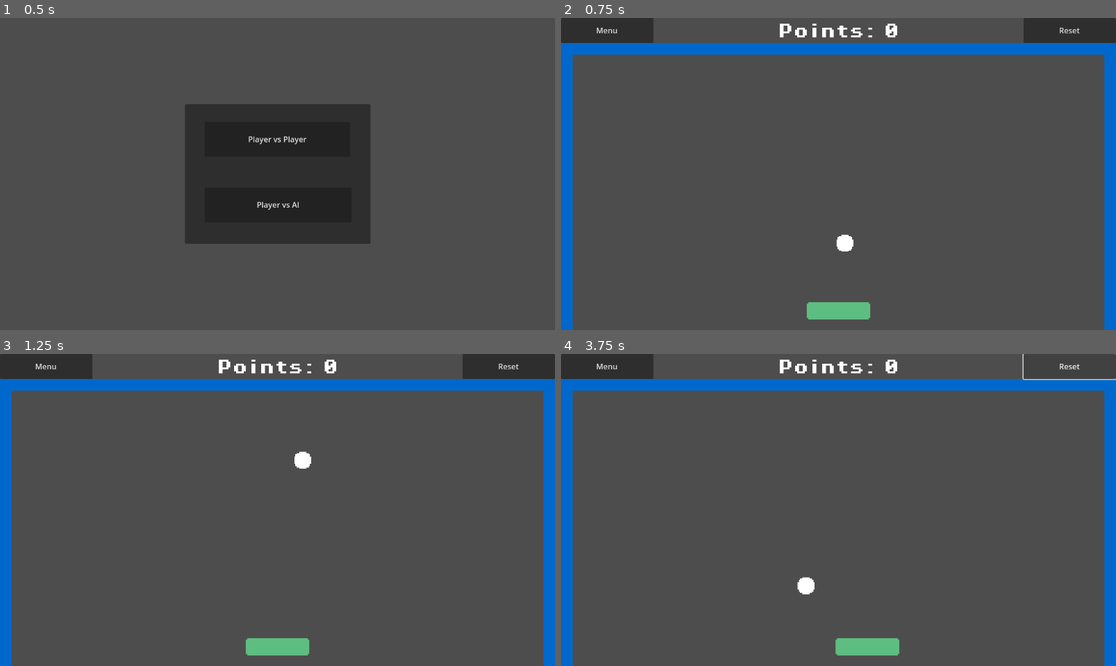
Above: before the commit, frames 1-4 (two rows, left to right).
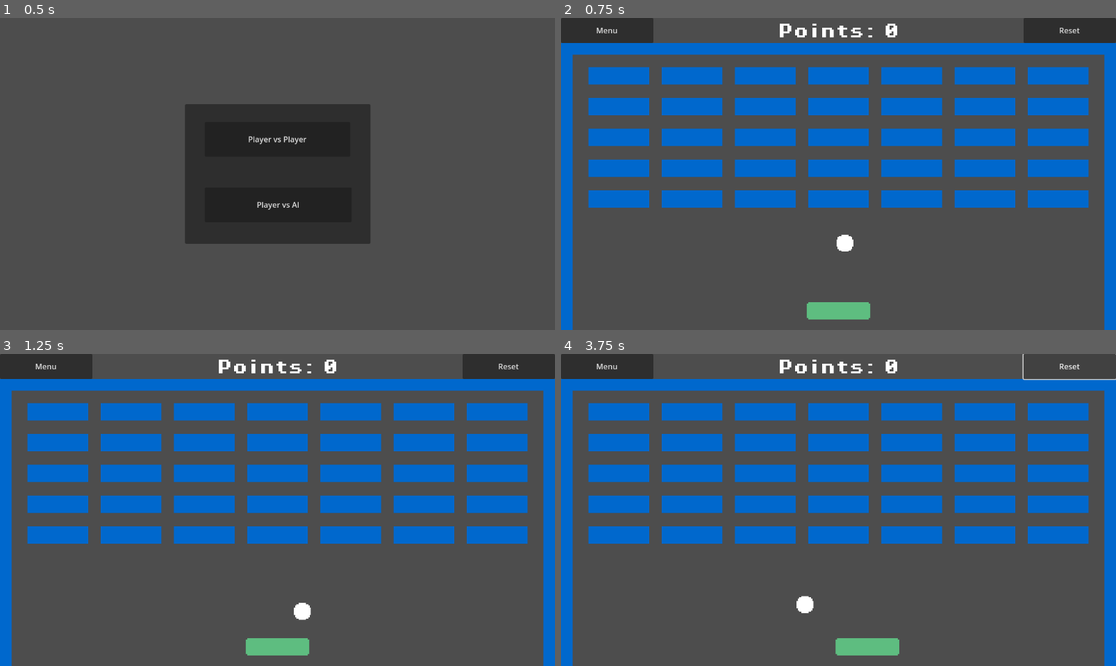
Above: after the commit, the same moments.

Repository: Mimi522/Godot-20-Game-Challenge
Game: Godot game, scene res://scenes/main_menu.tscn
Same seed, same stepped clock (60 frames per second), same inputs: the game is played once before the commit and once after it.
Inputs:
- Up to frame 1 (0.5 s): no input
- Up to frame 2 (0.75 s): click "Player vs Player" at 0.5 s
- Up to frame 3 (1.25 s): no input
- Up to frame 4 (3.75 s): click "Menu" at 1.25 s; click "Player vs AI" at 2 s; click "Reset" at 2.75 s; hold Right (Move Right) from 3.53 s (still down)

Frame 1 is identical in both runs. In frame 2, 22% of the frame differs, in the area x 4-96%, y 15-61%; in frame 3, 22%; in frame 4, 22%, in the area x 4-96%, y 15-84%.

Commit message:
feat: spawn blocks in lines and rows

Diff:
--- a/Breakout/scenes/game.tscn
+++ b/Breakout/scenes/game.tscn
@@ -15,6 +15,7 @@
 [node name="Game" type="Node2D" node_paths=PackedStringArray("score")]
 script = ExtResource("1_r50lq")
 ball_scene = ExtResource("2_2qnrl")
+block_scene = ExtResource("2_vq3ep")
 score = NodePath("CenterContainer/Score")
 
 [node name="Player" parent="." instance=ExtResource("1_1o76a")]
@@ -68,5 +69,7 @@
 offset_bottom = 52.0
 text = "Reset"
 
+[node name="Blocks" type="Node2D" parent="."]
+
 [connection signal="body_entered" from="BottomWall" to="." method="_on_dead_zone_body_entered_left"]
 [connection signal="pressed" from="BackToMenu" to="." method="_on_back_to_menu_pressed"]
--- a/Breakout/scripts/game.gd
+++ b/Breakout/scripts/game.gd
@@ -1,9 +1,14 @@
 extends Node2D
 
 @export var ball_scene: PackedScene
+@export var block_scene: PackedScene
 @export var score: Label
 
 var menu_scene = "res://scenes/main_menu.tscn"
+
+var start_pos = Vector2(120, 120)
+var delta_x = 152
+var delta_y = 64
 
 const score_txt = "Points: %s"
 
@@ -13,6 +18,7 @@
 
 func _ready():
 	update_score()
+	spawn_blocks()
 	spawn_ball()
 
 func _process(_delta):
@@ -39,5 +45,13 @@
 func update_score():
 	score.text = score_txt % [player_score]
 
+func spawn_blocks():
+	for j in range(5):
+		for i in range(7):
+			var block = block_scene.instantiate()
+			block.scale = block.scale * 3
+			block.position = start_pos + Vector2(delta_x * i, delta_y * j)
+			$Blocks.add_child(block)
+
 func _on_back_to_menu_pressed():
 	get_tree().change_scene_to_file(menu_scene)
